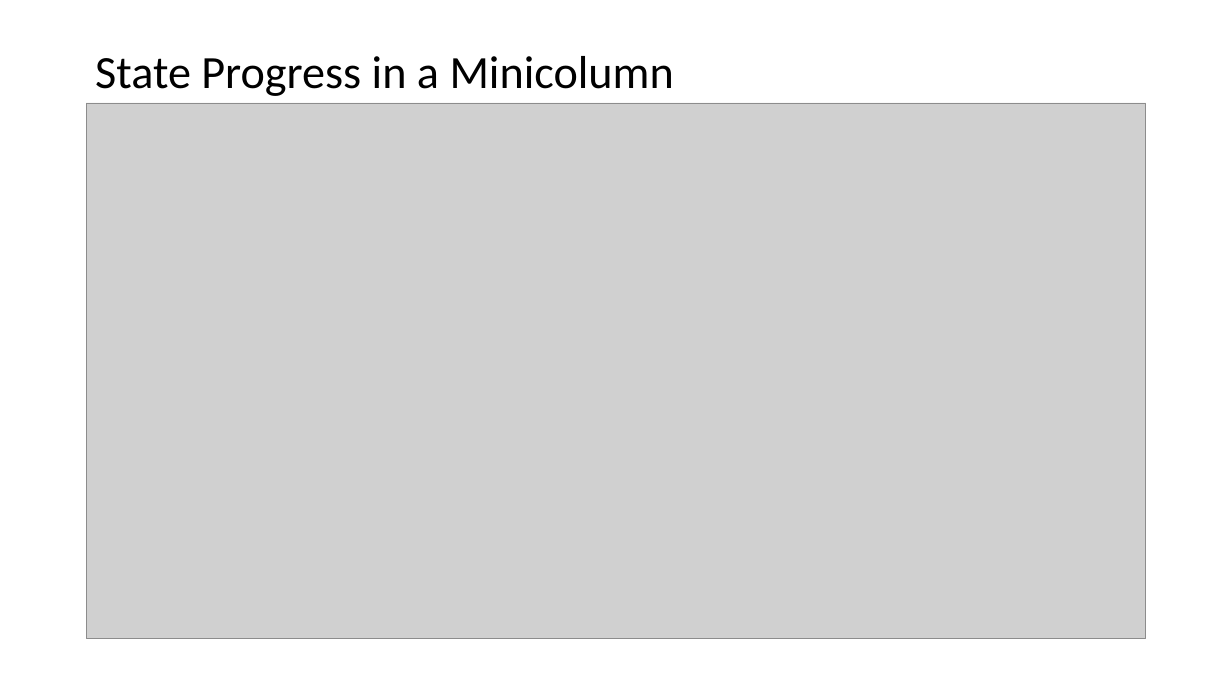
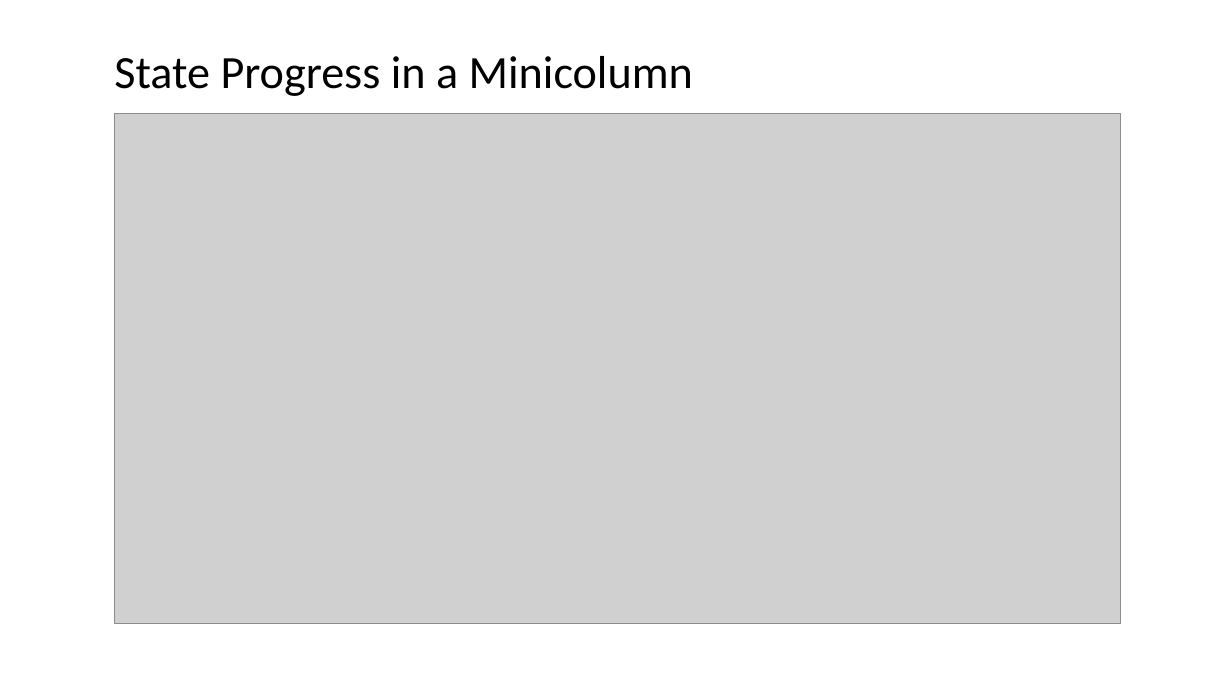
Before and after one commit to ihux/carabao-utils, a slide deck: slide 2 of doc/rules/HTM Neuron Rules.pptx. Drawn at 1232x693 pixels with LibreOffice and Linux fonts; fonts in the diff are those of the drawing; grey boxes stand for pictures. Boxes give left, top, right and bottom in pixels: in the first picture for what was removed or moved away, otherwise in the second. Text is boxed around its words. In the diff, an @@ line names an element or a change of style, - is before the commit and + after.

```diff
--- a/doc/rules/HTM Neuron Rules.pptx
+++ b/doc/rules/HTM Neuron Rules.pptx
@@ text "State Progress in a Minicolumn": place and size @@
-text "State Progress in a Minicolumn" at box(95, 56, 674, 96)
+text "State Progress in a Minicolumn" at box(114, 56, 693, 96)
@@ picture: place and size @@
-picture at box(86, 104, 1146, 640)
+picture at box(115, 114, 1121, 624)
```
Also in this commit, not shown: 1 slide added, 1 slide removed, 7 other files.
